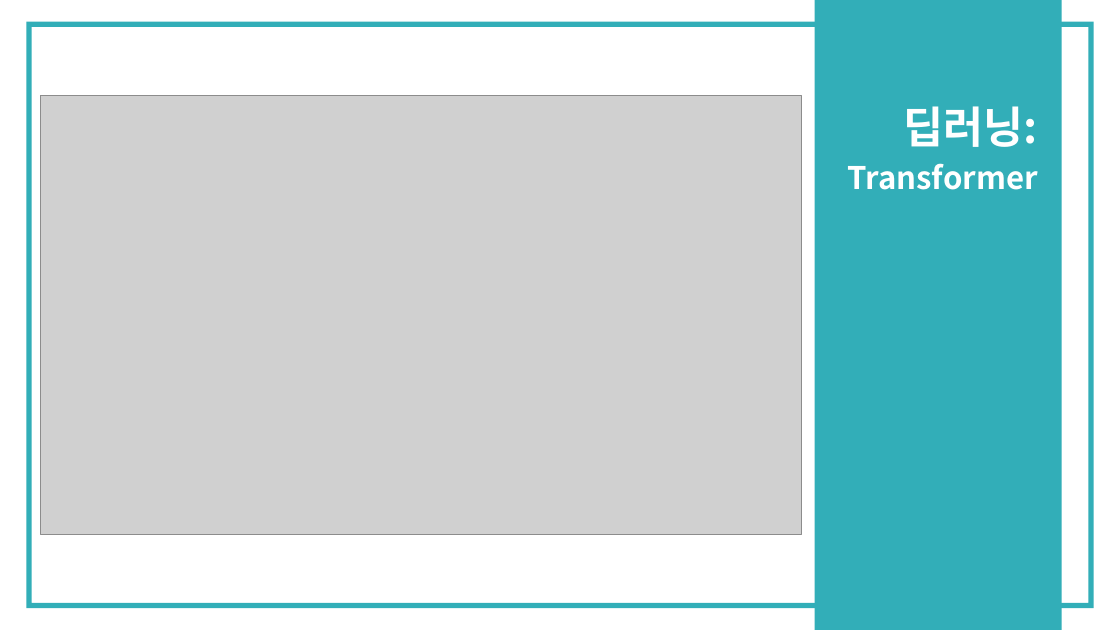
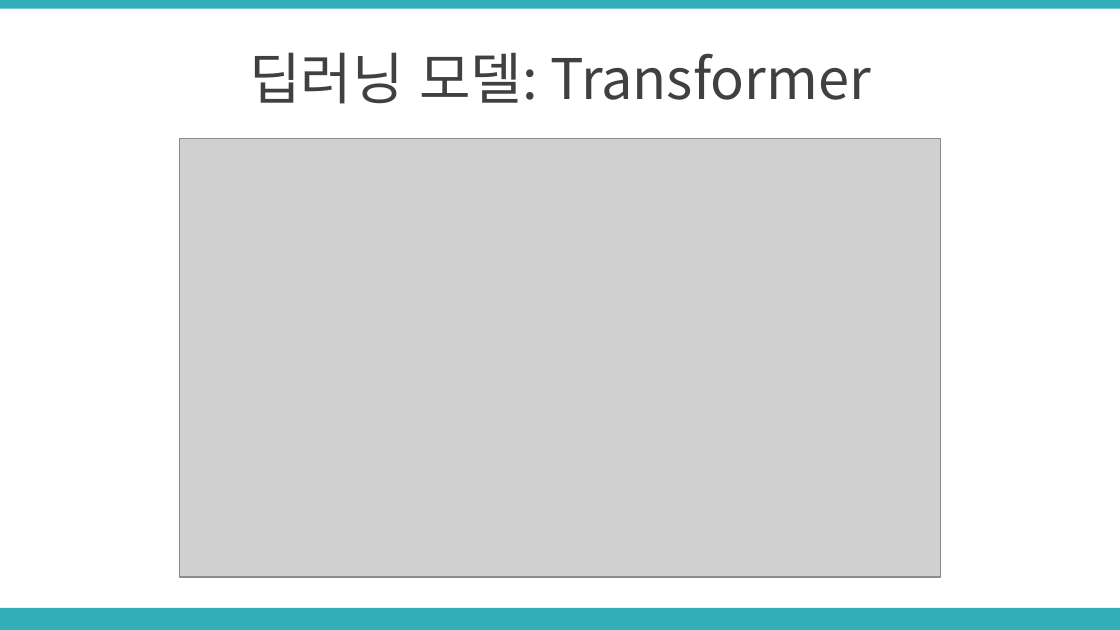
Before and after one commit to CityHopper/BM_JTO_TouristInfo, a slide deck: slide 13 of Project Documents/제주도 관광지 정보 상담 업무 자동화 서비스(챗봇) 개발.pptx (slide 14 before the commit). Drawn at 1120x630 pixels with LibreOffice and Linux fonts; fonts in the diff are those of the drawing; grey boxes stand for pictures. Boxes give left, top, right and bottom in pixels: in the first picture for what was removed or moved away, otherwise in the second. Text is boxed around its words. In the diff, an @@ line names an element or a change of style, - is before the commit and + after.

```diff
--- a/Project Documents/제주도 관광지 정보 상담 업무 자동화 서비스(챗봇) 개발.pptx
+++ b/Project Documents/제주도 관광지 정보 상담 업무 자동화 서비스(챗봇) 개발.pptx
@@ rectangle added at (0,0,1120,9), fill #32AEB8 @@
@@ frame removed at (27,21,1094,608) @@
@@ rectangle removed at (814,0,1061,629) @@
@@ text added at (249,52,871,104), 36 pt, text #404040 @@
+딥러닝 모델: Transformer
@@ text removed at (847,106,1038,190) @@
-딥러닝:
-Transformer
@@ picture: place and size @@
-picture at (40,96,802,534)
+picture at (179,139,941,577)
@@ rectangle added at (0,608,1120,630), fill #32AEB8 @@
```
Also in this commit, not shown: 6 other slides changed, 12 slides added, 4 slides removed, 1 other file.
